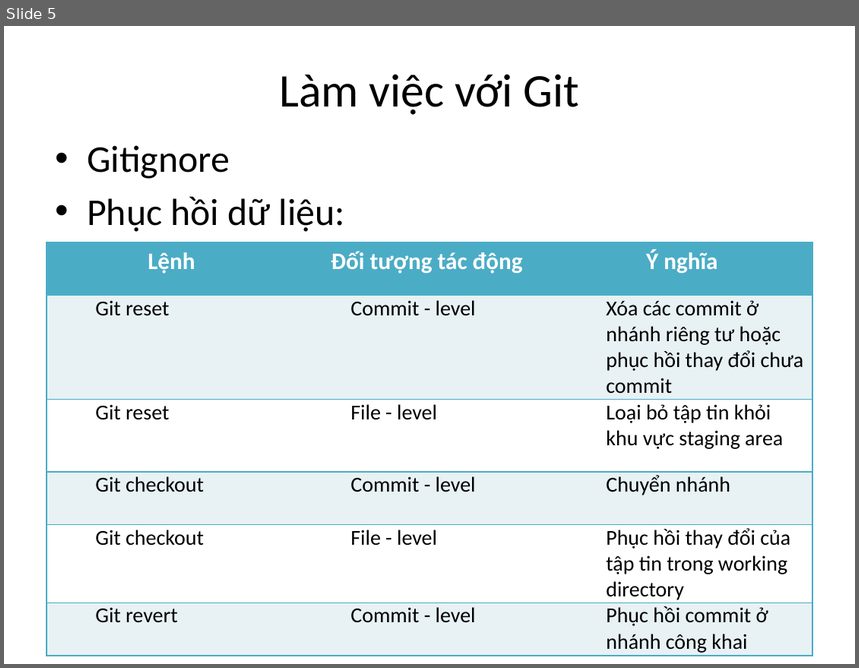
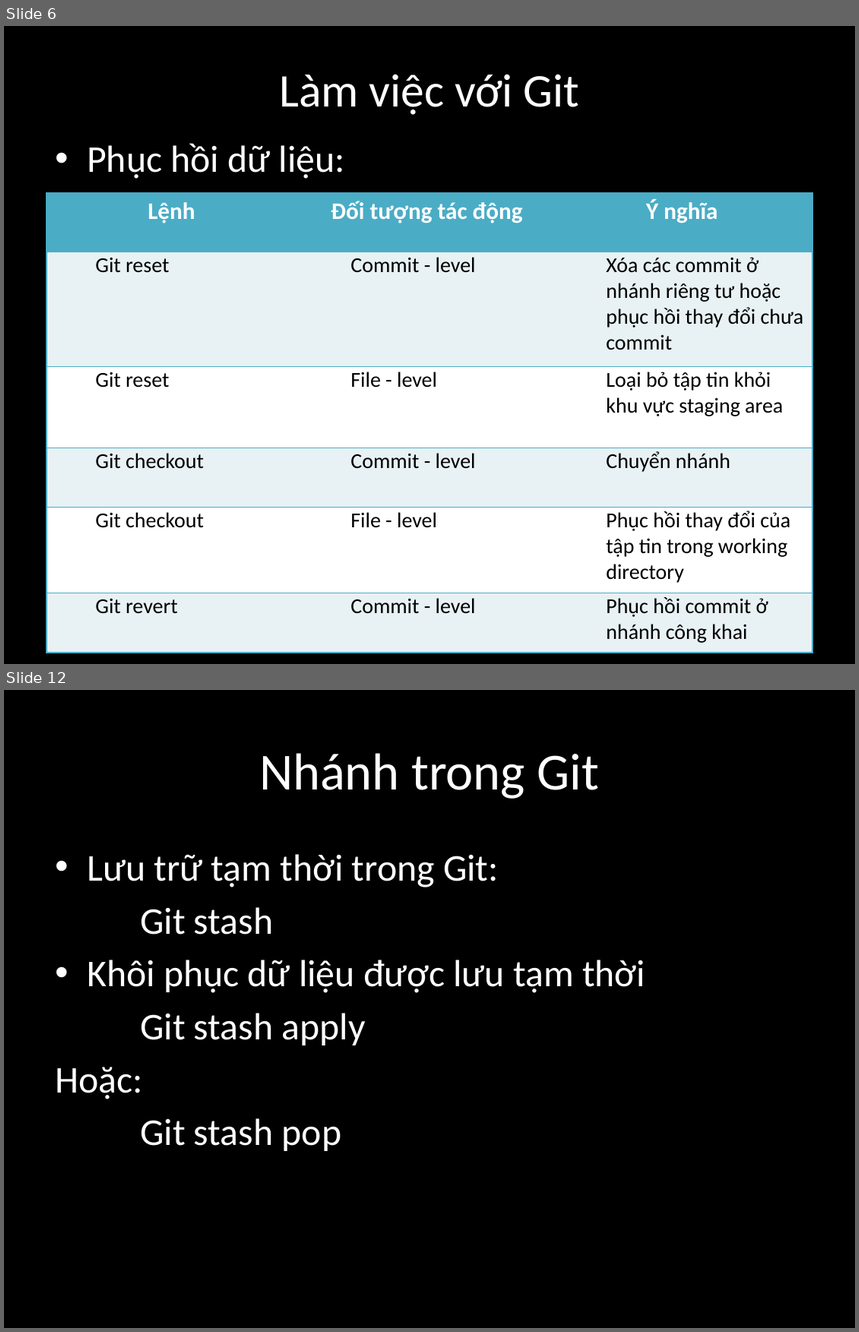
Before and after one commit to ducha228/Seminar, a slide deck: Seminar Git HaND/Seminar_Git_Slide.pptx. Shown one above the other, each under a label of ours: slide 5 before the commit, slides 6 and 12 after it; the slides between them are not shown. The pictures are 859x668 and 859x1332 pixels, drawn with LibreOffice and Linux fonts; fonts in the diff are those of the drawing. Boxes give left, top, right and bottom in pixels: in the first picture for what was removed or moved away, otherwise in the second. Text is boxed around its words. In the diff, an @@ line names an element or a change of style, - is before the commit and + after.

```diff
--- a/Seminar Git HaND/Seminar_Git_Slide.pptx
+++ b/Seminar Git HaND/Seminar_Git_Slide.pptx
@@ slide 12 added at box(4, 690, 855, 1328), background #000000 @@
@@ title added at box(259, 753, 599, 799), 44 pt, text #FFFFFF @@
+Nhánh trong Git
@@ text added at box(55, 854, 645, 1151), 32 pt, text #FFFFFF @@
+• Lưu trữ tạm thời trong Git:
+Git stash
+• Khôi phục dữ liệu được lưu tạm thời
+Git stash apply
+Hoặc:
+Git stash pop
@@ what was slide 5 is now slide 6 @@
@@ slide 6 changed as well @@
@@ background #FFFFFF to #000000 @@
@@ title "Làm việc với Git" at box(279, 74, 579, 115): text colour #000000 to #FFFFFF @@
@@ text "Phục hồi dữ liệu:" at box(87, 143, 345, 179): text colour #000000 to #FFFFFF @@
@@ text at box(87, 145, 230, 179): paragraph removed @@
-• Gitignore
@@ table: place and size @@
-table at box(47, 243, 813, 656)
+table at box(47, 193, 813, 652)
```
Also in this commit, not shown: 5 other slides changed, 16 other slides added, 1 slide removed, 1 other file.
